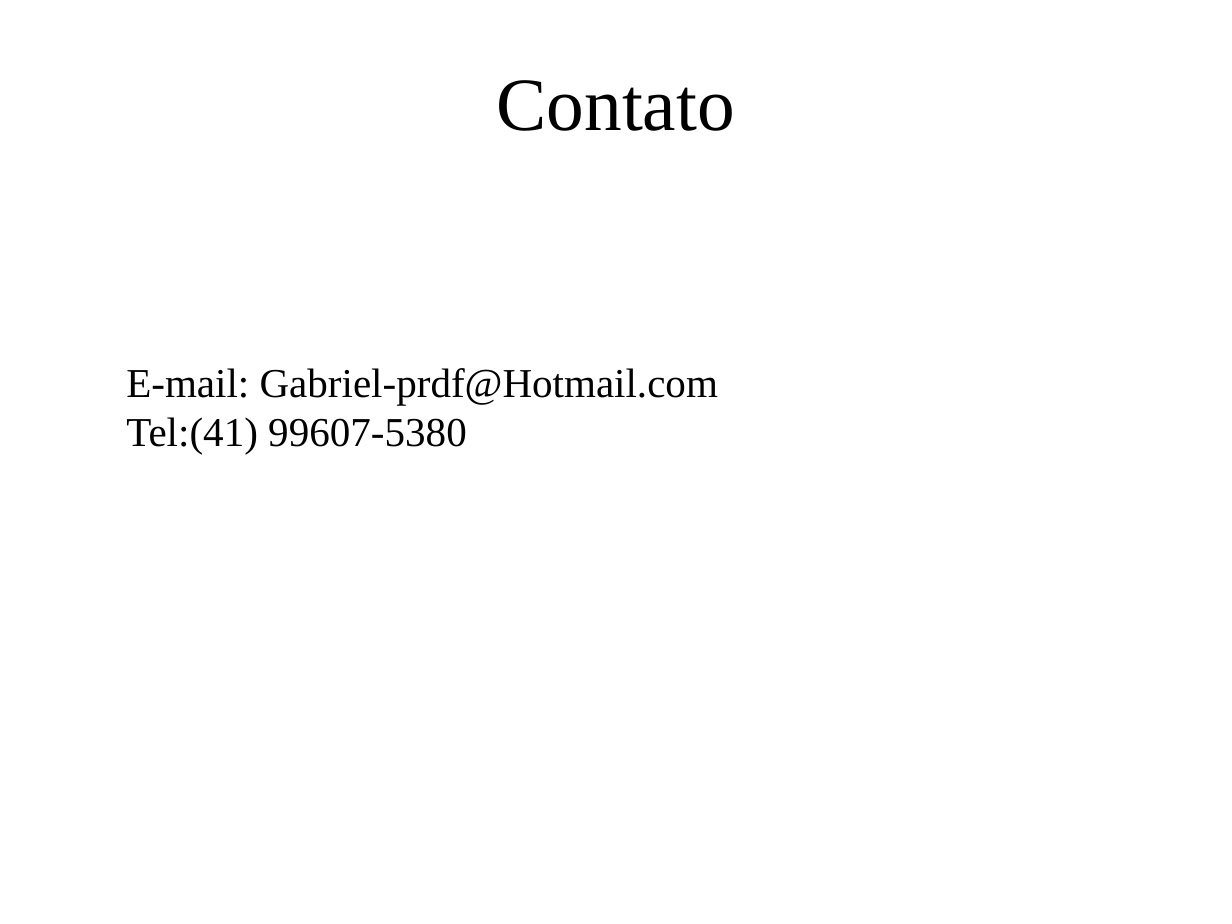
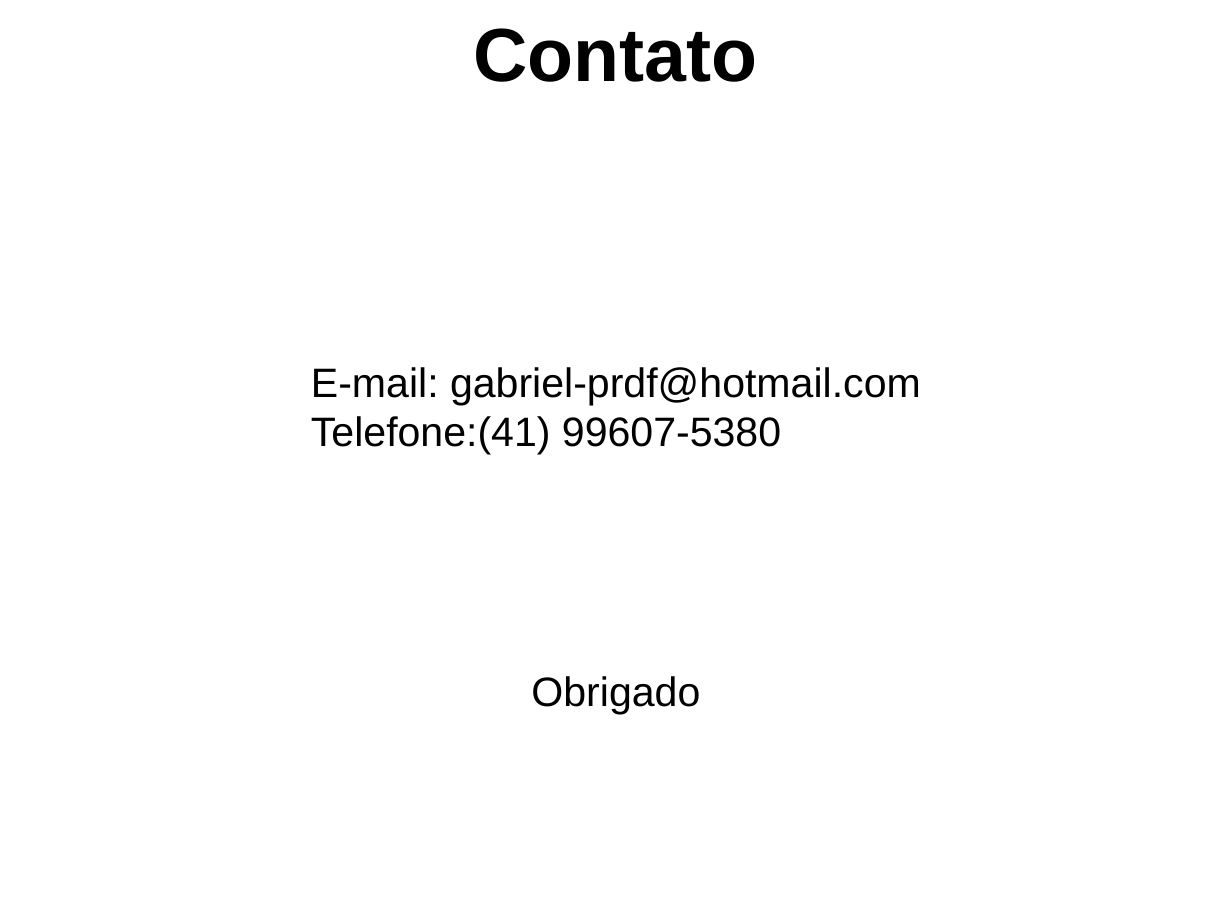
Before and after one commit to GabrielPRDF/TCC_Interpretador, a slide deck: slide 18 of Documentos/ApresentacaoTCC.ppt (slide 10 before the commit). Drawn at 1232x924 pixels with LibreOffice and Linux fonts; fonts in the diff are those of the drawing; background and template pictures are left out. Boxes give left, top, right and bottom in pixels: in the first picture for what was removed or moved away, otherwise in the second. Text is boxed around its words. In the diff, an @@ line names an element or a change of style, - is before the commit and + after.

Commit message:
Apresentação

```diff
--- a/Documentos/ApresentacaoTCC.ppt
+++ b/Documentos/ApresentacaoTCC.ppt
@@ text "Contato" moved from (x1=497, y1=80, x2=735, y2=131) to (x1=474, y1=28, x2=758, y2=82) @@
@@ text "Contato" at (x1=474, y1=28, x2=758, y2=82): font Times New Roman to Arial, bold on @@
@@ text at (x1=311, y1=367, x2=921, y2=455): text changed; font Times New Roman to Arial @@
-E-mail: Gabriel-prdf@Hotmail.com
-Tel:(41) 99607-5380
+E-mail: gabriel-prdf@hotmail.com
+Telefone:(41) 99607-5380
@@ text added at (x1=531, y1=676, x2=700, y2=714), 24 pt, text #000000 @@
+Obrigado
```
Also in this commit, not shown: 6 other slides changed, 11 slides added, 3 slides removed, 6 other files.
